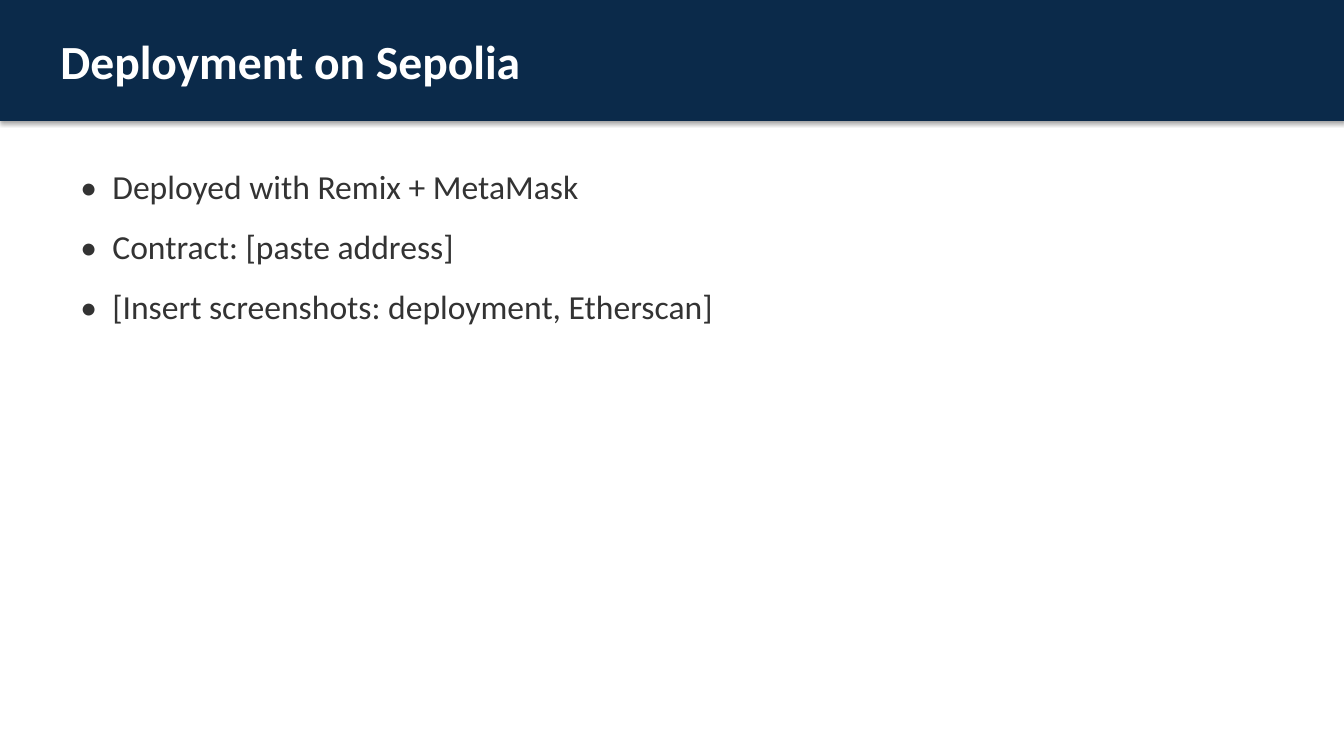
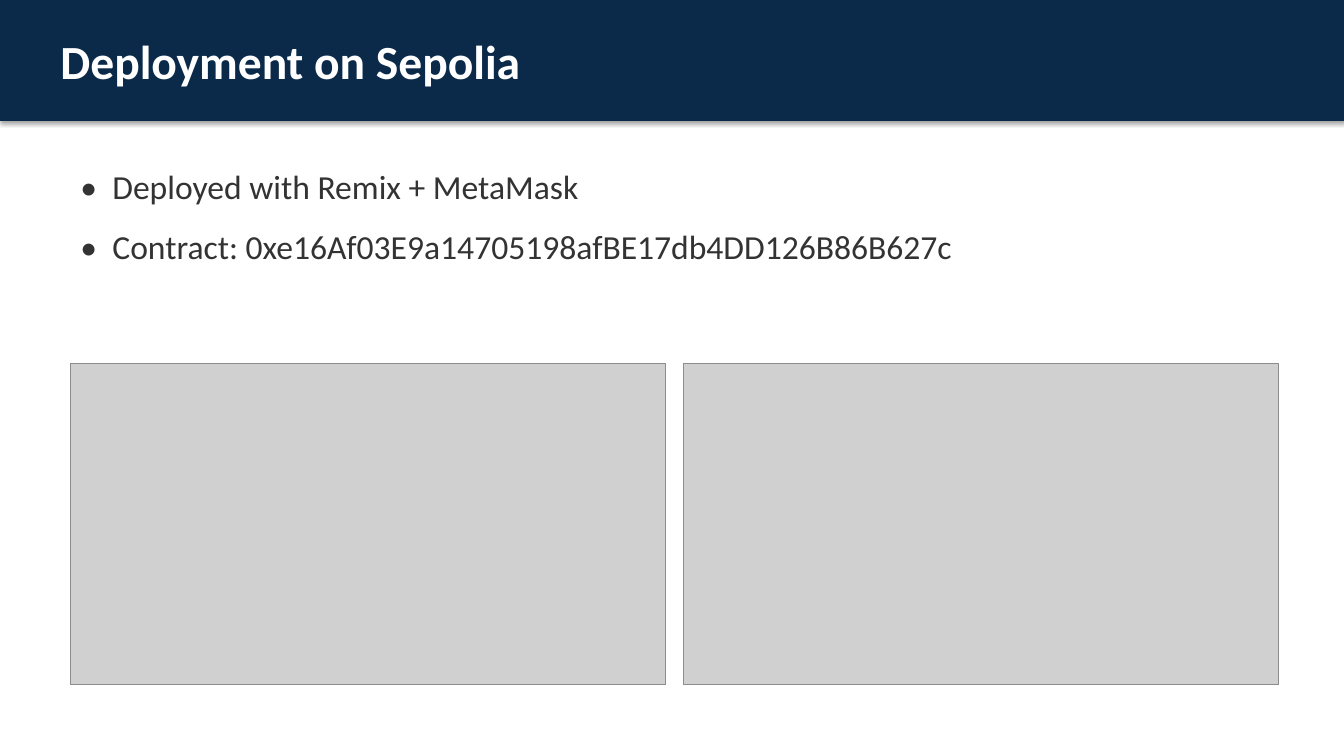
Before and after one commit to shasha-12/Medecine_Registry, a slide deck: slide 10 of docs/Presentation.pptx. Drawn at 1344x756 pixels with LibreOffice and Linux fonts; fonts in the diff are those of the drawing; grey boxes stand for pictures. Boxes give left, top, right and bottom in pixels: in the first picture for what was removed or moved away, otherwise in the second. Text is boxed around its words. In the diff, an @@ line names an element or a change of style, - is before the commit and + after.

Commit message:
Add Sepolia deployment details, test results, screenshots; rebuild report and slides

```diff
--- a/docs/Presentation.pptx
+++ b/docs/Presentation.pptx
@@ text at <box>112,235,952,260</box>: text changed @@
-• Contract: [paste address]
-• [Insert screenshots: deployment, Etherscan]
+• Contract: 0xe16Af03E9a14705198afBE17db4DD126B86B627c
@@ picture added at <box>71,364,666,686</box> @@
@@ picture added at <box>684,364,1279,686</box> @@
```
Also in this commit, not shown: 2 other slides changed, 15 other files.
